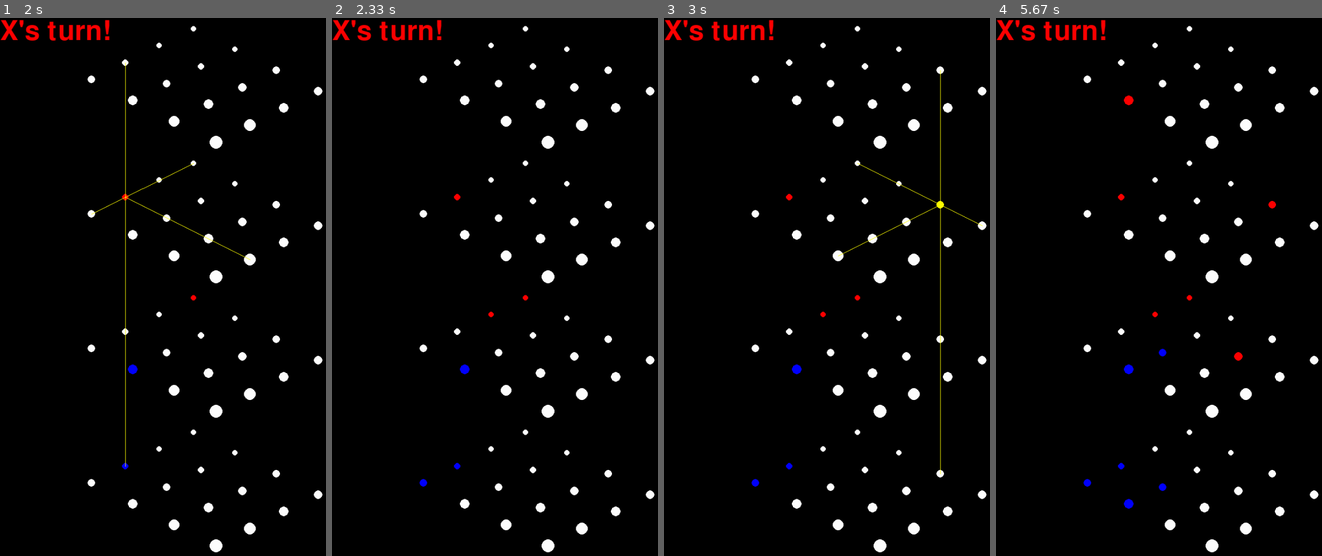
Above: before the commit, frames 1-4 (left to right).
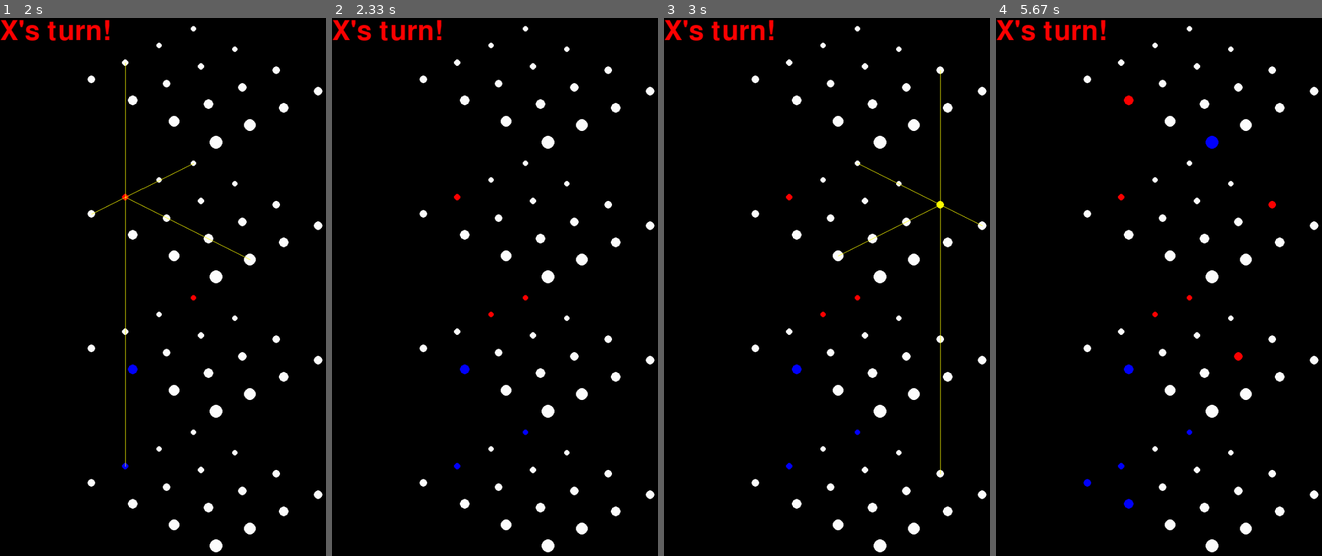
Above: after the commit, the same moments.

Repository: kluedemann/GitGud
Game: pygame game, started from main.py
Same seed, same stepped clock (60 frames per second), same inputs: the game is played once before the commit and once after it.
Inputs (mouse positions are in pixels of both pictures, inside the frame that each line leads up to):
- Up to frame 1 (2 s): click (192, 287) at 0.38 s; press the mouse at (192, 287) at 1.2 s; move the mouse to (153, 243) at 1.3 s; release the mouse at (114, 200) at 1.43 s; move the mouse to (114, 200) at 1.6 s; click (114, 200) at 1.72 s; move the mouse to (114, 200) at 1.97 s
- Up to frame 2 (2.33 s): press the mouse at (446, 200) at 2 s; move the mouse to (472, 254) at 2.1 s; release the mouse at (501, 313) at 2.23 s
- Up to frame 3 (3 s): press the mouse at (778, 200) at 2.77 s; move the mouse to (862, 200) at 2.87 s; move the mouse to (947, 206) at 2.97 s
- Up to frame 4 (5.67 s): release the mouse at (1279, 206) at 3 s; press the mouse at (1110, 200) at 3.13 s; move the mouse to (1119, 157) at 3.23 s; release the mouse at (1129, 109) at 3.37 s; press the mouse at (1110, 200) at 3.5 s; move the mouse to (1168, 206) at 3.6 s; release the mouse at (1227, 211) at 3.73 s; click (1123, 459) at 4.98 s; press the mouse at (1123, 459) at 5.27 s; move the mouse to (1178, 410) at 5.37 s; release the mouse at (1233, 362) at 5.5 s

Frame 1 is identical in both runs. In frame 2, less than 0.1% of the frame differs, in the area x 26-61%, y 76-88%; in frame 3, less than 0.1%; in frame 4, 0.2%, in the area x 49-69%, y 21-88%.

Commit message:
Improve heuristic function

Diff:
--- a/bot.py
+++ b/bot.py
@@ -30,7 +30,7 @@
         ones = 0
         twos = 0
         n = game.l
-        # player score
+
         for i in range(n):
             for j in range(n):
                 count = [0, 0, 0]
@@ -50,8 +50,12 @@
                 for k in range(3):
                     if count[k] == n - 1:
                         ones += 1
+                    if count[k] == 1 - n:
+                        ones -= 1
                     if count[k] == n - 2:
                         twos += 1
+                    if count[k] == 2 - n:
+                        twos -= 1
         for i in range(n):
             count = [0] * 6
             for k in range(n):
@@ -82,8 +86,12 @@
             for k in range(6):
                 if count[k] == n - 1:
                     ones += 1
+                if count[k] == 1 - n:
+                    ones -= 1
                 if count[k] == n - 2:
                     twos += 1
+                if count[k] == 2 - n:
+                    twos -= 1
         count = [0] * 4
         for k in range(n):
             if game.board[k][k][k] == self.player:
@@ -105,11 +113,15 @@
         for k in range(4):
             if count[k] == n - 1:
                 ones += 1
+            if count[k] == 1 - n:
+                ones -= 1
             if count[k] == n - 2:
                 twos += 1
+            if count[k] == 2 - n:
+                twos -= 1
 
         if ones != 0:
-            return ones * 0.5
+            return ones * 0.75
         elif twos != 0:
             return twos * 0.25
 
--- a/main.py
+++ b/main.py
@@ -130,7 +130,6 @@
                     # Successful turn
                     self.update(player)
                     if self.mode == 'AI' and not self.game_over:
-                        print(self.turn_num)
                         z, x, y, _ = self.bot.action(self)
                         player = self.players[self.turn_num % 2]
                         self.turn(player, x, y, z)
Not shown, changed: .gitignore
